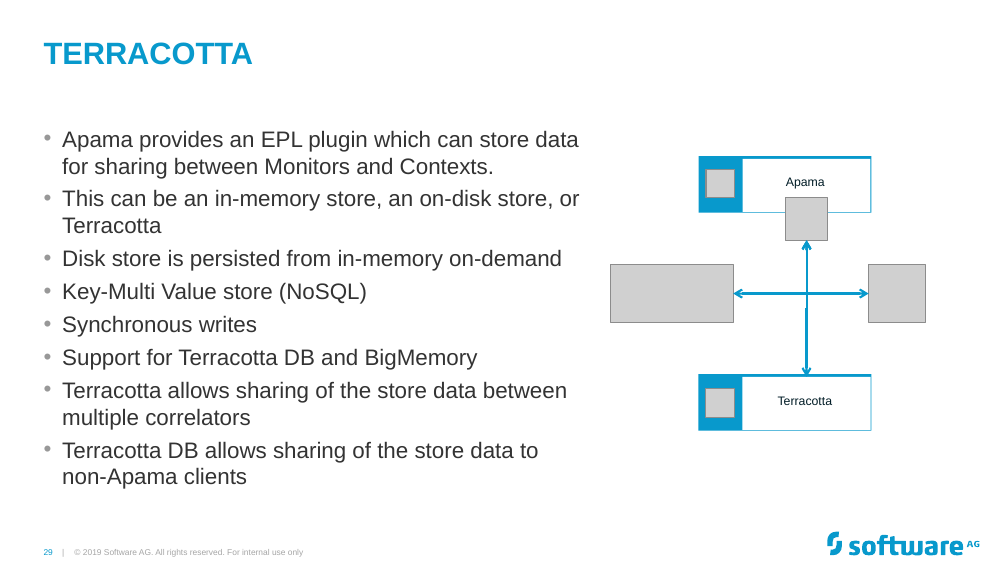
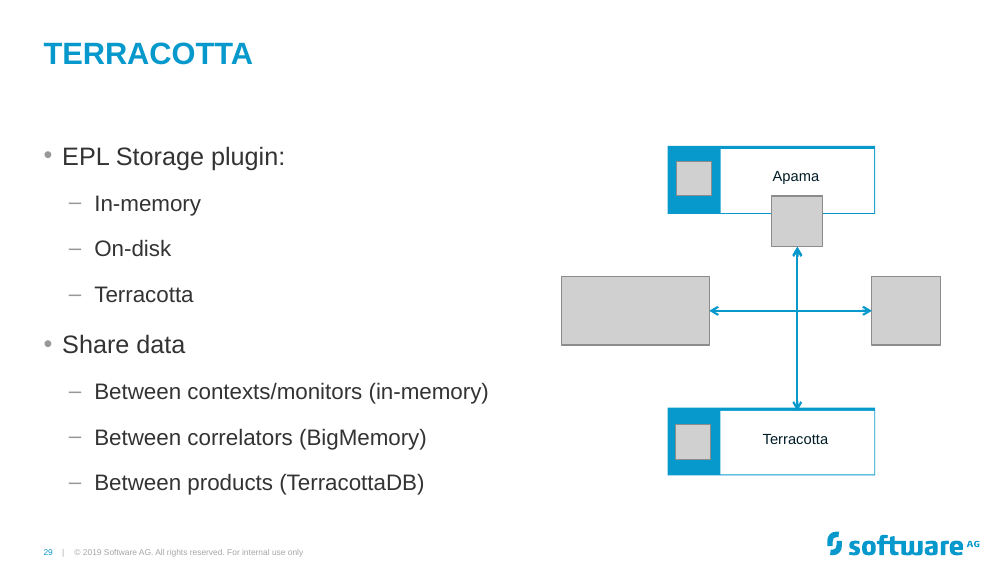
Before and after one commit to Cumulocity-IoT/apama-streaming-analytics-intro-training, a slide deck: slide 29 of Apama GAP Training.pptx. Drawn at 1008x567 pixels with LibreOffice and Linux fonts; fonts in the diff are those of the drawing; grey boxes stand for pictures; background and template pictures are left out. Boxes give left, top, right and bottom in pixels: in the first picture for what was removed or moved away, otherwise in the second. Text is boxed around its words. In the diff, an @@ line names an element or a change of style, - is before the commit and + after.

```diff
--- a/Apama GAP Training.pptx
+++ b/Apama GAP Training.pptx
@@ text at [62, 146, 489, 495]: text changed @@
-• Apama provides an EPL plugin which can store data for sharing between Monitors and Contexts.
-• This can be an in-memory store, an on-disk store, or Terracotta
-• Disk store is persisted from in-memory on-demand
-• Key-Multi Value store (NoSQL)
-• Synchronous writes
-• Support for Terracotta DB and BigMemory
-• Terracotta allows sharing of the store data between multiple correlators
-• Terracotta DB allows sharing of the store data to non-Apama clients
+• EPL Storage plugin:
+  – In-memory
+  – On-disk
+  – Terracotta
+• Share data
+  – Between contexts/monitors (in-memory)
+  – Between correlators (BigMemory)
+  – Between products (TerracottaDB)
@@ rectangle: place and size @@
-rectangle at [699, 156, 871, 213]
+rectangle at [667, 146, 875, 214]
@@ rectangle: place and size @@
-rectangle at [743, 159, 871, 213]
+rectangle at [721, 149, 874, 213]
@@ picture: place and size @@
-picture at [706, 169, 735, 199]
+picture at [676, 161, 711, 196]
@@ text "Apama": place and size @@
-text "Apama" at [786, 177, 825, 189]
+text "Apama" at [773, 171, 820, 184]
@@ text "Apama" at [773, 171, 820, 184]: size 8.8 to 10.6 pt @@
@@ picture: place and size @@
-picture at [785, 198, 828, 240]
+picture at [772, 196, 824, 247]
@@ elbow double arrow moved from (806, 240) - (733, 293) to (797, 247) - (710, 310) @@
@@ elbow double arrow moved from (806, 240) - (869, 293) to (797, 247) - (872, 310) @@
@@ elbow double arrow moved from (806, 240) - (806, 377) to (797, 247) - (797, 411) @@
@@ picture: place and size @@
-picture at [610, 265, 733, 323]
+picture at [561, 276, 709, 345]
@@ picture: place and size @@
-picture at [869, 265, 926, 323]
+picture at [872, 276, 940, 345]
@@ rectangle: place and size @@
-rectangle at [699, 374, 872, 430]
+rectangle at [667, 407, 875, 475]
@@ rectangle: place and size @@
-rectangle at [743, 377, 871, 430]
+rectangle at [721, 411, 875, 475]
@@ text "Terracotta" at [763, 434, 829, 444]: size 8.8 to 10.6 pt @@
@@ text "Terracotta": place and size @@
-text "Terracotta" at [778, 396, 832, 405]
+text "Terracotta" at [763, 434, 829, 444]
@@ picture: place and size @@
-picture at [706, 388, 735, 416]
+picture at [676, 424, 711, 459]
```
Also in this commit, not shown: 20 other slides changed, 2 slides added.
